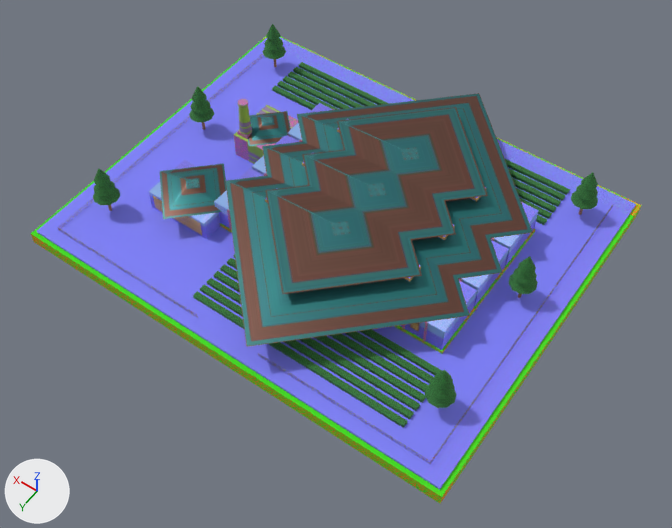
Two versions of the glTF model assets/hero_landmarks_ultra/ultra_lm_36_nha_may_che_cau_dat_1927.glb, one commit apart.
Before and after are seen from a 50 mm lens placed at (-78.4, 111.2, 157.8), pointed at (-5.5, 9.2, -2.5). Every picture has the same lights, and +X, +Y and +Z are marked at lower left. The picture after the commit comes second. Vertices at exactly the same position are counted once.

Objects in the first picture: 'Antique_Tea_Machinery_And_Railings', 'Brick_Kiln_Chimney_And_Pilasters', 'Courtyard_And_Walkways', 'Factory_Clerestory_And_Arch_Windows', 'FoundationSkirt_Minus3m', 'Patina_Teal_Gable_And_Monitor_Roofs', 'Terraced_Century_Tea_Rows', 'ThreeBay_1927_Factory_Walls' and 1 more.
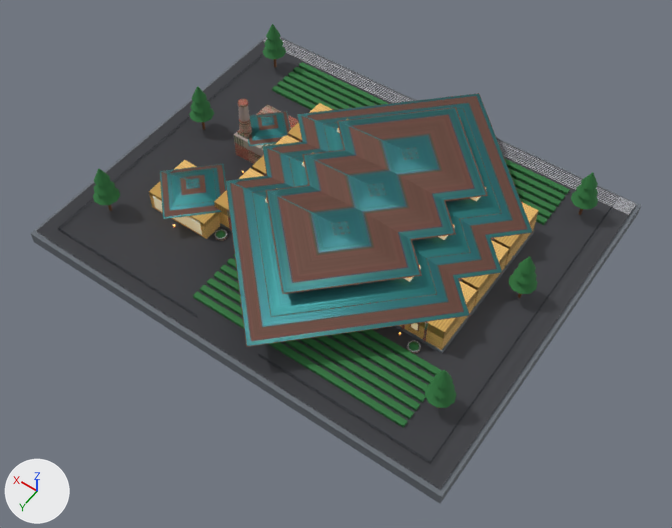
Where the change shows, as pixel boxes (x1, y1, x2, y2) in the pictures (672 x 528 px):
'Patina_Teal_Gable_And_Monitor_Roofs', surface changed, recoloured: (160, 100, 533, 347) in both
'Courtyard_And_Walkways', surface changed (blue to grey): (37, 37, 636, 489) in both
'FoundationSkirt_Minus3m', surface changed: (31, 36, 641, 504) in both
'ThreeBay_1927_Factory_Walls', surface changed, recoloured: (149, 103, 539, 350) in both
'Brick_Kiln_Chimney_And_Pilasters', surface changed: (227, 99, 522, 341) in both
'Factory_Clerestory_And_Arch_Windows', surface changed: (153, 129, 486, 330) in both
part 1 of me_courtyard_and_walkways, added: after (407, 340, 421, 352)
part 2 of me_courtyard_and_walkways, recoloured (blue to grey): (37, 37, 636, 489) in both
part 4 of me_terraced_century_tea_rows, added: after (409, 342, 420, 351)
part 5 of me_terraced_century_tea_rows, added: after (216, 230, 226, 238)

The change, as a list of edits to the scene's bpy script:
```text
Change img_image_6:
    img_image_6: load_image('Image_6', '_unpacked/Image_6', 512, 512, 'sRGB') -> load_image('Image_6', '_unpacked/Image_6', 1024, 1024, 'Non-Color')
Change img_image_5:
    img_image_5: load_image('Image_5', '_unpacked/Image_5', 512, 512, 'sRGB') -> load_image('Image_5', '_unpacked/Image_5', 1024, 1024, 'Non-Color')
Change img_image_1:
    img_image_1: load_image('Image_1', '_unpacked/Image_1', 512, 512, 'sRGB') -> load_image('Image_1', '_unpacked/Image_1', 1024, 1024, 'Non-Color')
Change img_image_2:
    img_image_2: load_image('Image_2', '_unpacked/Image_2', 512, 512, 'sRGB') -> load_image('Image_2', '_unpacked/Image_2', 1024, 1024, 'Non-Color')
Change mat_caudat_highland_skirt_stone:
    remove mat_caudat_highland_skirt_stone.texture = img_image_6
    add mat_caudat_highland_skirt_stone.base_color = (0.147, 0.165, 0.188)  # grey #6b7178
Change mat_teamuseum_industrial_window_blend085:
    remove # nodes: BsdfPrincipled, Math, OutputMaterial, TexImage
    remove # uses the picture img_image_8
    nodes: BsdfPrincipled, OutputMaterial
    colours: cyan #9cd6eb, orange #b39459
Add mat_pbr1024_kiln_redbrick_16m5_chimney_and_pilasters:
    mat_pbr1024_kiln_redbrick_16m5_chimney_and_pilasters = bpy.data.materials.new('PBR1024_Kiln_RedBrick_16m5_Chimney_And_Pilasters')
    # uses the picture img_image_4
    # uses the picture img_image_5
    # uses the picture img_image_6
Add mat_pbr1024_patina_teal_corrugated_factory_roof:
    mat_pbr1024_patina_teal_corrugated_factory_roof = bpy.data.materials.new('PBR1024_Patina_Teal_Corrugated_Factory_Roof')
    # uses the picture img_image_0
    # uses the picture img_image_1
    # uses the picture img_image_2
Add mat_pbr1024_vintage_1927_factory_creamochre_wall:
    mat_pbr1024_vintage_1927_factory_creamochre_wall = bpy.data.materials.new('PBR1024_Vintage_1927_Factory_CreamOchre_Wall')
    # uses the picture img_image_10
    # uses the picture img_image_8
    # uses the picture img_image_9
Add mat_pbr1024_teadrying_courtyard_wetdew_granite:
    mat_pbr1024_teadrying_courtyard_wetdew_granite = bpy.data.materials.new('PBR1024_TeaDrying_Courtyard_WetDew_Granite')
    # uses the picture img_image_12
    # uses the picture img_image_13
    # uses the picture img_image_14
Change me_courtyard_and_walkways:
    remove me_courtyard_and_walkways.from_pydata(...)  # 8 vertices, 10 faces; spans x -52.0..52.0, y -42.0..42.0, z 0.0..0.6
    add me_courtyard_and_walkways.from_pydata(...)  # 108 vertices, 154 faces; spans x -52.0..52.0, y -42.0..42.0, z 0.0..1.3
    me_courtyard_and_walkways part 1: a new loose piece of 25 vertices spanning x -33.4..-30.6, y 18.1..20.9, z 1.2..1.3, in mat_pbr1024_teadrying_courtyard_wetdew_granite
    me_courtyard_and_walkways part 2: 10 faces spanning x -52.0..52.0, y -42.0..42.0, z 0.0..0.6 switch from mat_teadrying_courtyard_stone (picture img_image_5) to mat_pbr1024_teadrying_courtyard_wetdew_granite
    other edits to the shape of me_courtyard_and_walkways do not show in these pictures
Change me_threebay_1927_factory_walls:
    where me_threebay_1927_factory_walls.from_pydata(...)  # 56 vertices, 70 faces; spans x -37.0..36.0, y -21.2..22.0, z 0.6..11.9
    remove me_threebay_1927_factory_walls.materials.append(mat_vintage_1927_factory_creamwall)  # picture img_image_1
    add me_threebay_1927_factory_walls.materials.append(mat_pbr1024_vintage_1927_factory_creamochre_wall)
Change me_patina_teal_gable_and_monitor_roofs:
    where me_patina_teal_gable_and_monitor_roofs.from_pydata(...)  # 72 vertices, 96 faces; spans x -39.0..38.2, y -46.0..42.0, z 5.8..12.9
    remove me_patina_teal_gable_and_monitor_roofs.materials.append(mat_patina_teal_corrugated_factory_roof)  # picture img_image_0
    add me_patina_teal_gable_and_monitor_roofs.materials.append(mat_pbr1024_patina_teal_corrugated_factory_roof)
Change me_brick_kiln_chimney_and_pilasters:
    remove me_brick_kiln_chimney_and_pilasters.from_pydata(...)  # 594 vertices, 884 faces; spans x -33.2..31.2, y -21.4..17.4, z 0.6..16.5
    add me_brick_kiln_chimney_and_pilasters.from_pydata(...)  # 734 vertices, 1078 faces; spans x -33.3..31.2, y -21.4..23.7, z 0.6..16.5
    me_brick_kiln_chimney_and_pilasters part 3: 884 faces spanning x -33.2..31.2, y -21.4..17.4, z 0.6..16.5 switch from mat_kiln_redbrick_16m5_chimney (picture img_image_2) to mat_pbr1024_kiln_redbrick_16m5_chimney_and_pilasters
    edits to the shape of me_brick_kiln_chimney_and_pilasters do not show in these pictures
Change me_terraced_century_tea_rows:
    remove me_terraced_century_tea_rows.from_pydata(...)  # 482 vertices, 670 faces; spans x -46.0..46.0, y -36.7..35.7, z 0.6..13.8
    add me_terraced_century_tea_rows.from_pydata(...)  # 566 vertices, 790 faces; spans x -46.0..46.0, y -36.7..35.7, z 0.6..13.8
    me_terraced_century_tea_rows part 4: a new loose piece of 21 vertices spanning x -33.1..-30.9, y 18.4..20.6, z 1.3..2.1, in mat_century_tea_terrace_emerald (dark green #2b723a)
    me_terraced_century_tea_rows part 5: a new loose piece of 21 vertices spanning x 16.9..19.1, y 18.4..20.6, z 1.3..2.1, in mat_century_tea_terrace_emerald (dark green #2b723a)
    other edits to the shape of me_terraced_century_tea_rows do not show in these pictures
```
